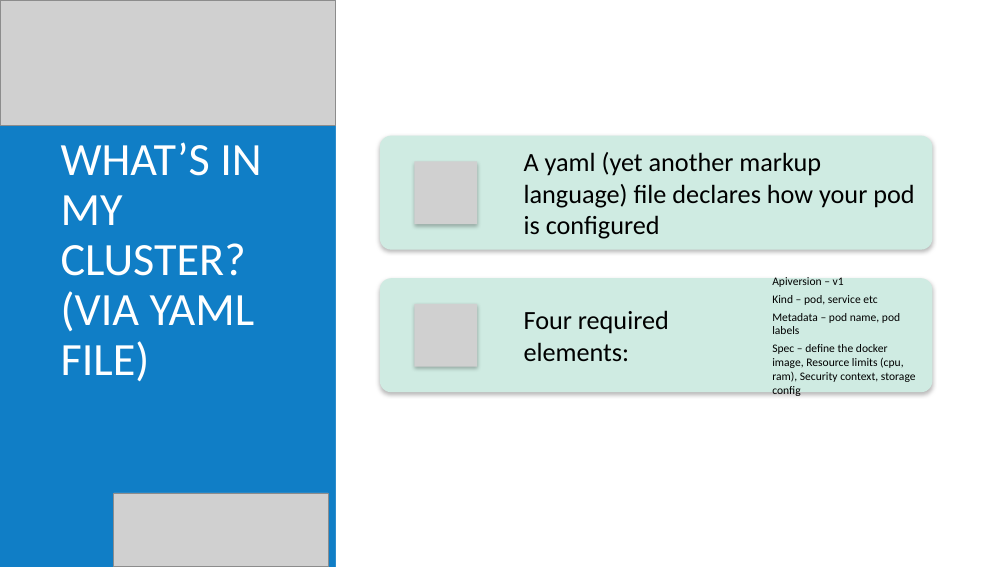
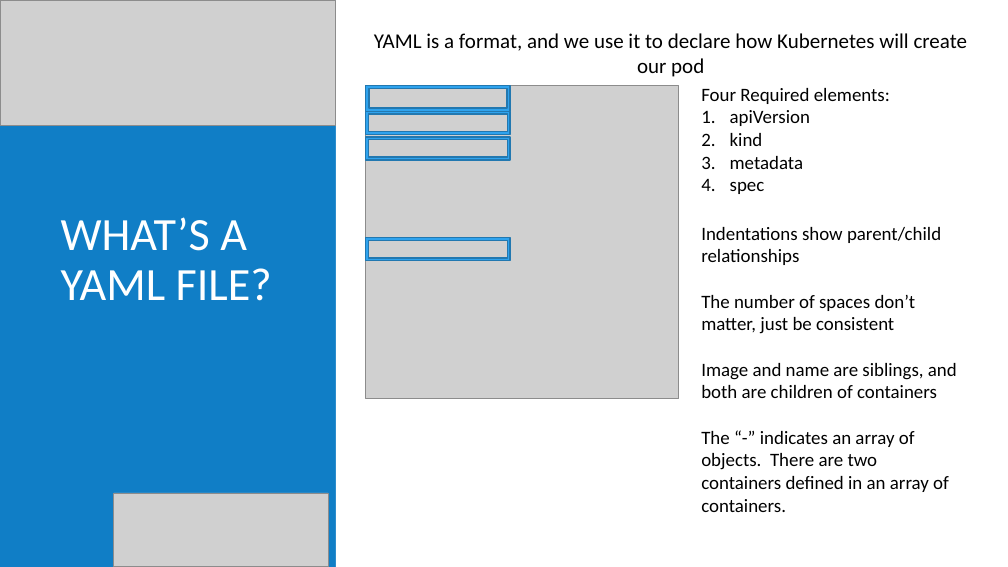
Before and after one commit to Berrydoo/kubernetes-demystified, a slide deck: slide 10 of powerpoint-slides.pptx. Drawn at 1008x567 pixels with LibreOffice and Linux fonts; fonts in the diff are those of the drawing; grey boxes stand for pictures; background and template pictures are left out. Boxes give left, top, right and bottom in pixels: in the first picture for what was removed or moved away, otherwise in the second. Text is boxed around its words. In the diff, an @@ line names an element or a change of style, - is before the commit and + after.

```diff
--- a/powerpoint-slides.pptx
+++ b/powerpoint-slides.pptx
@@ text added at bbox=[374, 33, 968, 77], 20 pt, text #000000 @@
+YAML is a format, and we use it to declare how Kubernetes will create our pod
@@ picture added at bbox=[366, 85, 679, 399] @@
@@ frame added at bbox=[366, 85, 510, 111], fill #2FA3EE, outline #2379B0 1.25 pt @@
@@ text "Four Required elements:" at bbox=[701, 88, 890, 194]: vertical alignment middle to top @@
@@ text at bbox=[701, 88, 890, 194]: text changed; size 25 to 18 pt @@
-Four required elements:
+Four Required elements:
+1. apiVersion
+2. kind
+3. metadata
+4. spec
@@ frame added at bbox=[366, 111, 510, 135], fill #2FA3EE, outline #2379B0 1.25 pt @@
@@ frame added at bbox=[366, 137, 510, 160], fill #2FA3EE, outline #2379B0 1.25 pt @@
@@ title at bbox=[61, 217, 272, 301]: text changed @@
-WHAT’S IN MY CLUSTER? (VIA YAML FILE)
+WHAT’S A YAML FILE?
@@ frame added at bbox=[366, 237, 510, 261], fill #2FA3EE, outline #2379B0 1.25 pt @@
@@ text added at bbox=[701, 227, 957, 489], 18 pt, text #000000 @@
+Indentations show parent/child relationships
+The number of spaces don’t matter, just be consistent
+Image and name are siblings, and both are children of containers
+The “-” indicates an array of objects. There are two containers defined in an array of containers.
@@ group removed at bbox=[380, 135, 932, 396]: 2 rounded rectangles, 2 pictures, 2 texts @@
-A yaml (yet another markup language) file declares how your pod is configured
-Apiversion – v1
-Kind – pod, service etc
-Metadata – pod name, pod labels
-Spec – define the docker image, Resource limits (cpu, ram), Security context, storage config
```
Also in this commit, not shown: 18 other files.
